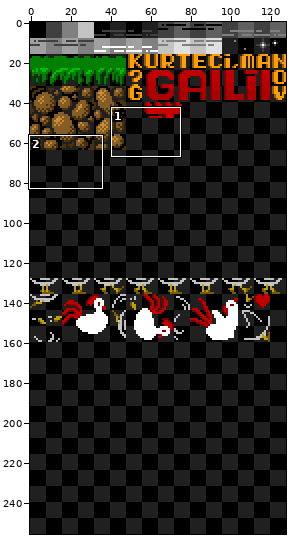
Sprite sheet: kttgm.png. Above, an overview of the earlier version with the close-up marked.
Close-up. The starting point:
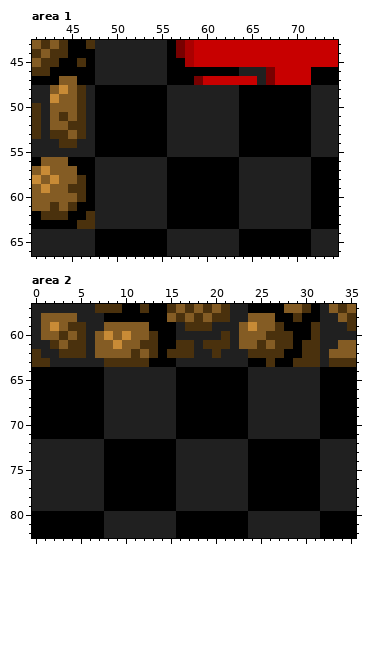
The file is 128x256 pixels. Colours within 5 levels of each other are drawn and written as one. Shown: area 1: x 41..74, y 43..66; area 2: x 0..35, y 57..82.
Now the later version:
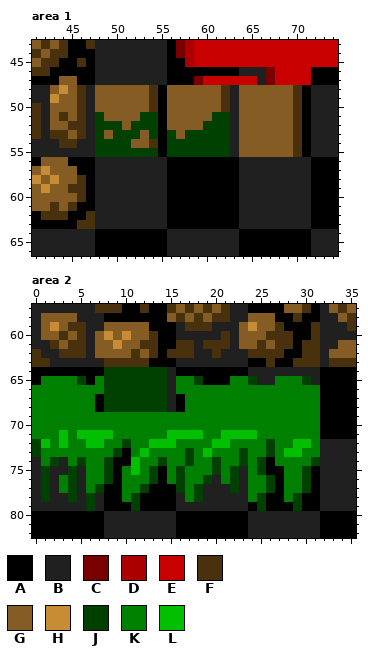
Palette (. is transparent): A #000000  B #202020  C #780000  D #aa0000  E #c80000  F #4a310d  G #845c24  H #c88b36  J #004000  K #008000  L #00c000
The exact change:
Changed rows in their new state; - is an unchanged pixel.
Area 1:
first column x 48:
48 GGGGGGF-GGGGGGF-GGGGGGF
49 GGGGGGF-GGGGGGF-GGGGGGF
50 GGGGGGF-GGGGGGF-GGGGGGF
51 JGGGGJJ-GGGGGJJ-GGGGGGF
52 JJJGJJJ-GGGGJJJ-GGGGGGF
53 JGJJJGJ-JGJJJJJ-GGGGGGF
54 JJJJGGF-JJJJJJJ-GGGGGGF
55 JJJJJJJ-JJJJJJJ-GGGGGGF
Area 2:
first column x 0:
64 --------JJJJJJJ-----------------
65 -KKKKJ-KJJJJJJJ-KKJ---KKJ--KKKJ-
66 KKKKKKKKJJJJJJJ-KKKKKKKKKKKKKKKK
67 KKKKKKK-JJJJJJJ--KKKKKKKKKKKKKKK
68 KKKKKKK-JJJJJJJ--KKKKKKKKKKKKKKK
69 KKKKKKKKKKKKKKKKKKKKKKKKKKKKKKKK
70 KKKKKKKKKKKKKKKKKKKKKKKKKKKKKKKK
71 KKKLKLLLLKKKKKKLLLLKKLLLLKKKKKKK
72 JLKLKKLLKKJKKLLLKKKKLLKKKKJKKLLK
73 JKKKKKKKKJ-KLKKKKJKLKKKJKKJKLLKK
74 -KJ-KJKKJ--LKKJKKJKKJKKJKJ-KKKKJ
75 -J--J-KKJ-KLKJ-KJKKKJKJ-KJ--KKJ-
76 -J-KJ-KKJ-KKKJ-KJKKJ-KJ-KKJ-KKJ-
77 -J-KJ-KJ--KKJ---JKJ---J-KKJ-KKJ-
78 -J--J-J---KJ-----KJ-----KJ--KJ--
79 ------J----J-------------J---J--
Boxes around the changes in both close-ups, in picture pixels (x1, y1, x2, y2):
changed: (95, 85, 302, 157)
changed: (32, 367, 320, 511)
